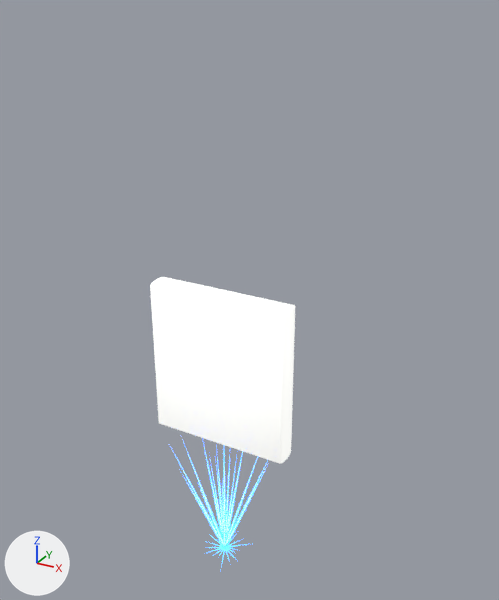
The glTF model public/assets/markers/plot-beam.glb as it was, and as the next commit left it.
Both versions are drawn from a 50 mm camera at (7.56, -12.36, 13.64) aimed at (0.43, 0.61, 7.16). The axes (+X, +Y, +Z) are drawn at lower left. The lights are the same throughout. The older version comes first. Where no turn or scale is listed for an object, it has been applied to the vertices. Vertices at exactly the same position are counted once.

Names of what the first picture shows: 'PlotBeam_Halo_Inner_00', 'PlotBeam_Halo_Inner_02', 'PlotBeam_Halo_Inner_03', 'PlotBeam_Halo_Inner_04', 'PlotBeam_Halo_Inner_05', 'PlotBeam_Halo_Outer_00', 'PlotBeam_Halo_Outer_01', 'PlotBeam_Halo_Outer_02', 'PlotBeam_Halo_Outer_03', 'PlotBeam_Halo_Outer_04', 'PlotBeam_Halo_Outer_05', 'PlotBeam_Halo_Outer_06', 'PlotBeam_Halo_Outer_07', 'PlotBeam_Halo_Outer_08', 'PlotBeam_Halo_Outer_09', 'PlotBeam_Halo_Outer_10', 'PlotBeam_Halo_Outer_11', 'PlotCardSlab'.
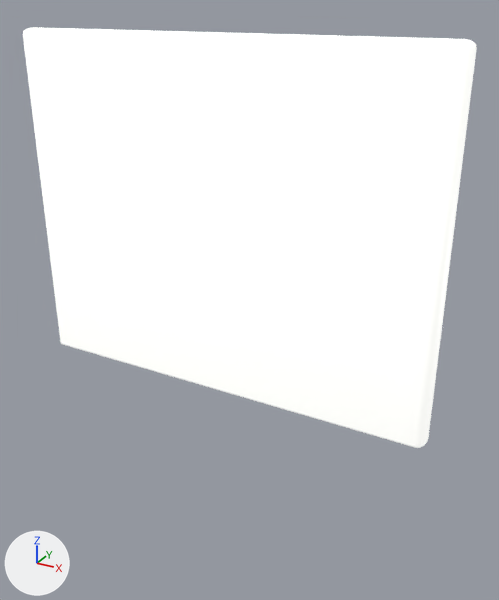
Changed parts and their boxes (x1, y1, x2, y2) in the pictures (499 x 600 px):
'PlotCardSlab', moved, rescaled (212% wider, 124% taller): before (150, 277, 295, 464); after (23, 27, 477, 448)
'PlotBeam_Halo_Outer_00', deleted: before (227, 467, 267, 546)
'PlotBeam_Halo_Outer_03', deleted: before (228, 451, 243, 532)
'PlotBeam_Halo_Outer_08', deleted: before (180, 471, 223, 547)
'PlotBeam_Halo_Outer_05', deleted: before (202, 438, 221, 532)
'PlotBeam_Halo_Outer_04', deleted: before (223, 450, 226, 515)
'PlotBeam_Halo_Outer_10', deleted: before (222, 483, 226, 549)
'PlotBeam_Halo_Outer_09', deleted: before (199, 487, 224, 548)
'PlotBeam_Halo_Outer_06', deleted: before (182, 439, 221, 533)
'PlotBeam_Halo_Outer_07', deleted: before (171, 448, 215, 527)
'PlotBeam_Halo_Outer_11', deleted: before (225, 490, 245, 549)
'PlotBeam_Halo_Inner_00', deleted: before (227, 456, 237, 535)
'PlotBeam_Halo_Inner_05', deleted: before (225, 466, 230, 538)
'PlotBeam_Halo_Inner_03', deleted: before (209, 455, 222, 535)
'PlotBeam_Halo_Inner_04', deleted: before (215, 457, 223, 537)
'PlotBeam_Halo_Outer_02', deleted: before (233, 456, 258, 527)
'PlotBeam_Halo_Outer_01', deleted: before (233, 461, 268, 528)
'PlotBeam_Halo_Inner_02', deleted: before (216, 446, 223, 515)

What changed in the scene script:
```text
Change me_cube_008:
    used by ob_plotcardslab; location = (0.0, 0.0, 5.5)
    remove me_cube_008.from_pydata(...)  # 152 vertices, 300 faces; spans x -1.8..1.8, y -0.3..0.3, z -1.98..1.98
    add me_cube_008.from_pydata(...)  # 152 vertices, 300 faces; spans x -5.0..5.0, y -0.3..0.3, z -4.0..4.0
    me_cube_008 part 1: the whole mesh is scaled about its middle by (2.78, 1, 2.02)
Remove ob_plotbeam_halo_inner_00:
    ob_plotbeam_halo_inner_00 = bpy.data.objects.new('PlotBeam_Halo_Inner_00', me_cone_030)
    ob_plotbeam_halo_inner_00.location = (0.0, 0.0, 0.0)
Remove ob_plotbeam_halo_inner_02:
    ob_plotbeam_halo_inner_02 = bpy.data.objects.new('PlotBeam_Halo_Inner_02', me_cone_032)
    ob_plotbeam_halo_inner_02.location = (0.0, 0.0, 0.0)
Remove ob_plotbeam_halo_inner_03:
    ob_plotbeam_halo_inner_03 = bpy.data.objects.new('PlotBeam_Halo_Inner_03', me_cone_033)
    ob_plotbeam_halo_inner_03.location = (0.0, 0.0, 0.0)
Remove ob_plotbeam_halo_inner_04:
    ob_plotbeam_halo_inner_04 = bpy.data.objects.new('PlotBeam_Halo_Inner_04', me_cone_034)
    ob_plotbeam_halo_inner_04.location = (0.0, 0.0, 0.0)
Remove ob_plotbeam_halo_inner_05:
    ob_plotbeam_halo_inner_05 = bpy.data.objects.new('PlotBeam_Halo_Inner_05', me_cone_035)
    ob_plotbeam_halo_inner_05.location = (0.0, 0.0, 0.0)
Remove ob_plotbeam_halo_outer_00:
    ob_plotbeam_halo_outer_00 = bpy.data.objects.new('PlotBeam_Halo_Outer_00', me_cone_018)
    ob_plotbeam_halo_outer_00.location = (0.0, 0.0, 0.0)
Remove ob_plotbeam_halo_outer_01:
    ob_plotbeam_halo_outer_01 = bpy.data.objects.new('PlotBeam_Halo_Outer_01', me_cone_019)
    ob_plotbeam_halo_outer_01.location = (0.0, 0.0, 0.0)
Remove ob_plotbeam_halo_outer_02:
    ob_plotbeam_halo_outer_02 = bpy.data.objects.new('PlotBeam_Halo_Outer_02', me_cone_020)
    ob_plotbeam_halo_outer_02.location = (0.0, 0.0, 0.0)
Remove ob_plotbeam_halo_outer_03:
    ob_plotbeam_halo_outer_03 = bpy.data.objects.new('PlotBeam_Halo_Outer_03', me_cone_021)
    ob_plotbeam_halo_outer_03.location = (0.0, 0.0, 0.0)
Remove ob_plotbeam_halo_outer_04:
    ob_plotbeam_halo_outer_04 = bpy.data.objects.new('PlotBeam_Halo_Outer_04', me_cone_022)
    ob_plotbeam_halo_outer_04.location = (0.0, 0.0, 0.0)
Remove ob_plotbeam_halo_outer_05:
    ob_plotbeam_halo_outer_05 = bpy.data.objects.new('PlotBeam_Halo_Outer_05', me_cone_023)
    ob_plotbeam_halo_outer_05.location = (0.0, 0.0, 0.0)
Remove ob_plotbeam_halo_outer_06:
    ob_plotbeam_halo_outer_06 = bpy.data.objects.new('PlotBeam_Halo_Outer_06', me_cone_024)
    ob_plotbeam_halo_outer_06.location = (0.0, 0.0, 0.0)
Remove ob_plotbeam_halo_outer_07:
    ob_plotbeam_halo_outer_07 = bpy.data.objects.new('PlotBeam_Halo_Outer_07', me_cone_025)
    ob_plotbeam_halo_outer_07.location = (0.0, 0.0, 0.0)
Remove ob_plotbeam_halo_outer_08:
    ob_plotbeam_halo_outer_08 = bpy.data.objects.new('PlotBeam_Halo_Outer_08', me_cone_026)
    ob_plotbeam_halo_outer_08.location = (0.0, 0.0, 0.0)
Remove ob_plotbeam_halo_outer_09:
    ob_plotbeam_halo_outer_09 = bpy.data.objects.new('PlotBeam_Halo_Outer_09', me_cone_027)
    ob_plotbeam_halo_outer_09.location = (0.0, 0.0, 0.0)
Remove ob_plotbeam_halo_outer_10:
    ob_plotbeam_halo_outer_10 = bpy.data.objects.new('PlotBeam_Halo_Outer_10', me_cone_028)
    ob_plotbeam_halo_outer_10.location = (0.0, 0.0, 0.0)
Remove ob_plotbeam_halo_outer_11:
    ob_plotbeam_halo_outer_11 = bpy.data.objects.new('PlotBeam_Halo_Outer_11', me_cone_029)
    ob_plotbeam_halo_outer_11.location = (0.0, 0.0, 0.0)
Change ob_plotcardslab:
    ob_plotcardslab.location: (0.0, 0.0, 5.5) -> (0.0, 0.0, 9.0)
```
